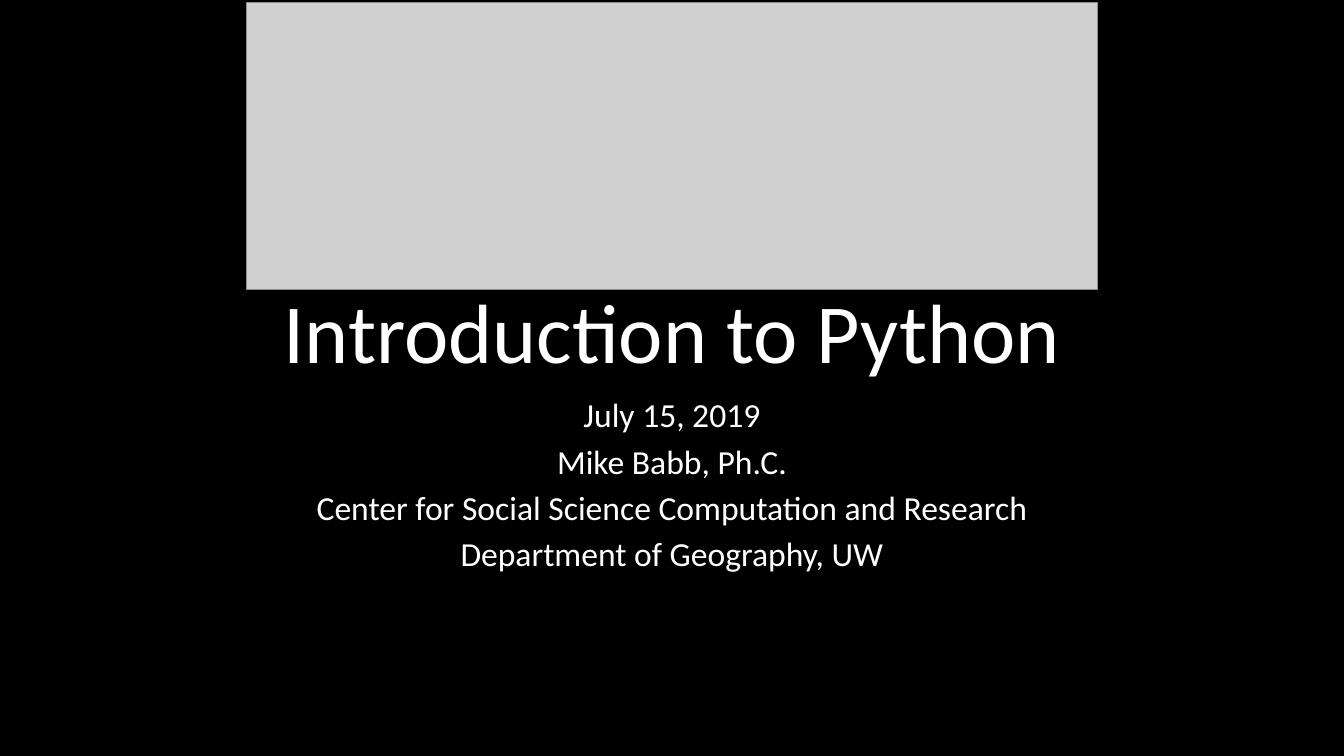
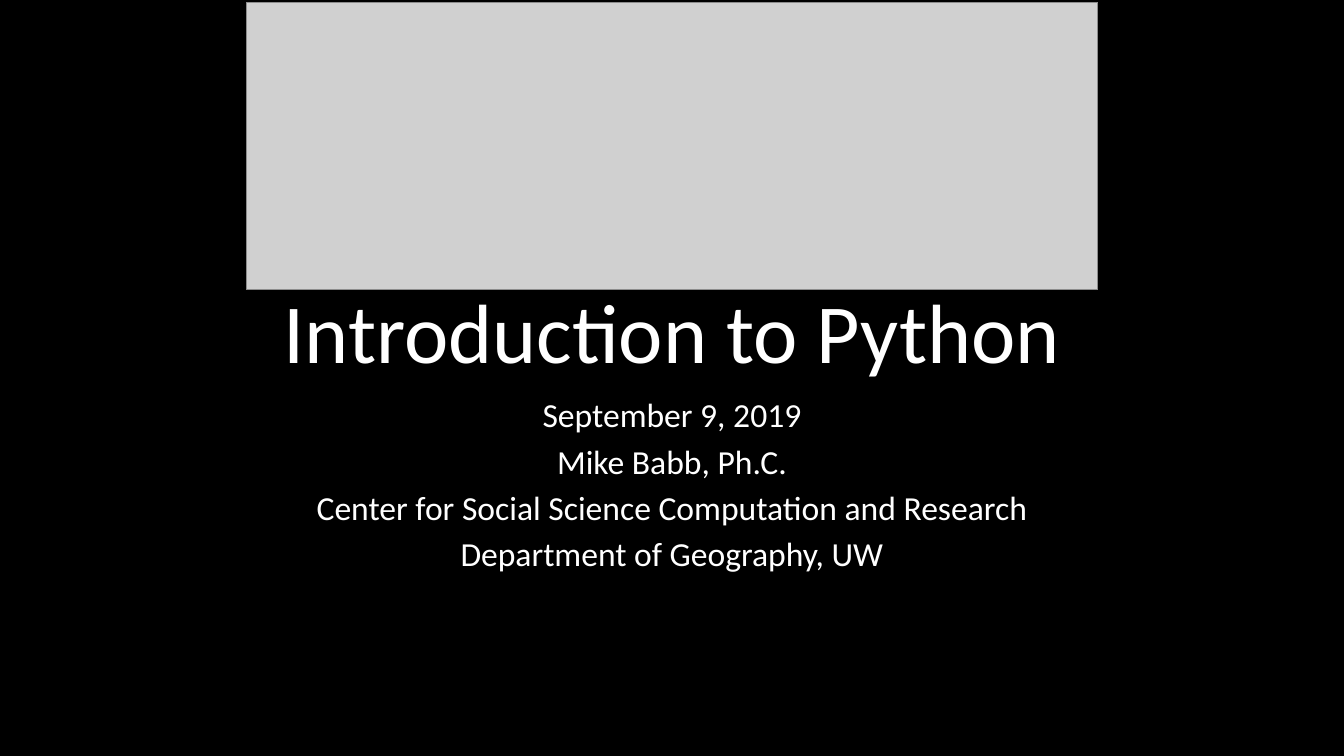
Before and after one commit to mike-babb/intro_to_python, a slide deck: slide 1 of Introduction to Python.pptx. Drawn at 1344x756 pixels with LibreOffice and Linux fonts; fonts in the diff are those of the drawing; grey boxes stand for pictures. Boxes give left, top, right and bottom in pixels: in the first picture for what was removed or moved away, otherwise in the second. Text is boxed around its words. In the diff, an @@ line names an element or a change of style, - is before the commit and + after.

```diff
--- a/Introduction to Python.pptx
+++ b/Introduction to Python.pptx
@@ subtitle at bbox=[543, 403, 801, 433]: text changed @@
-July 15, 2019
+September 9, 2019
```
Also in this commit, not shown: 4 other files.
